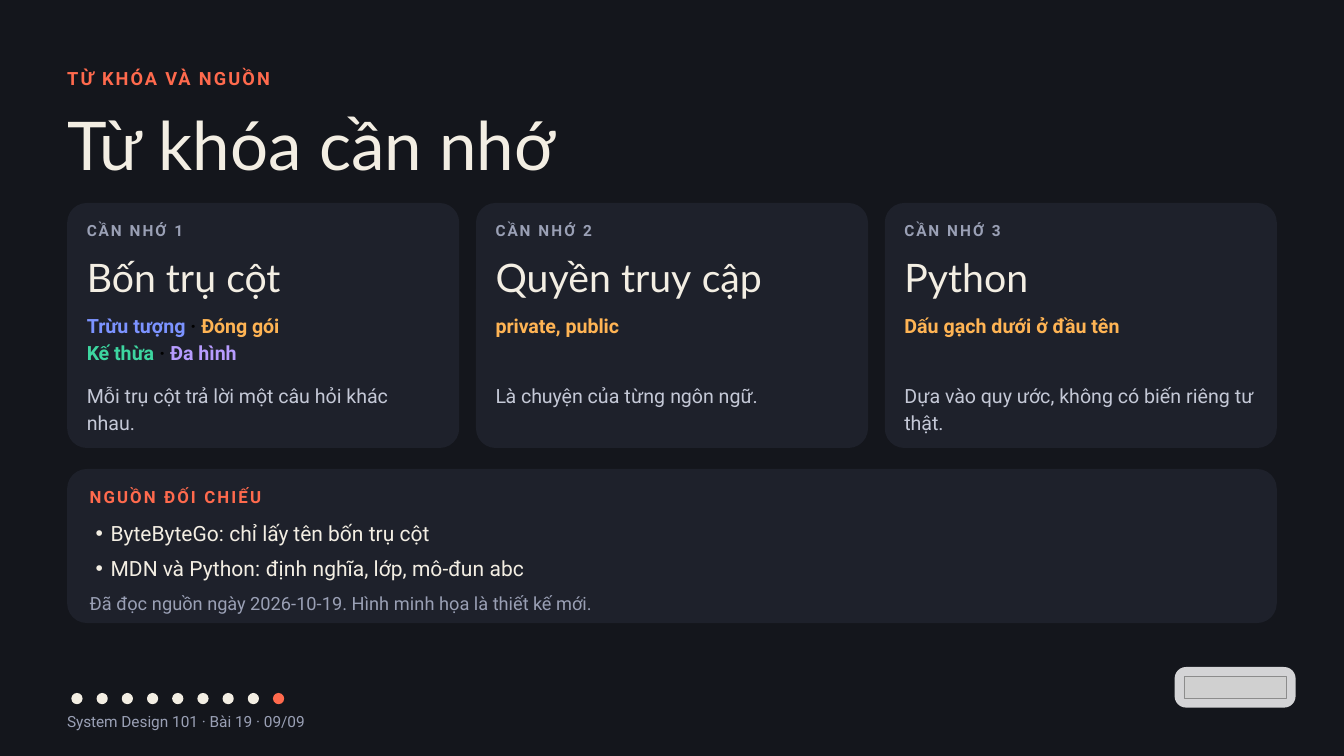
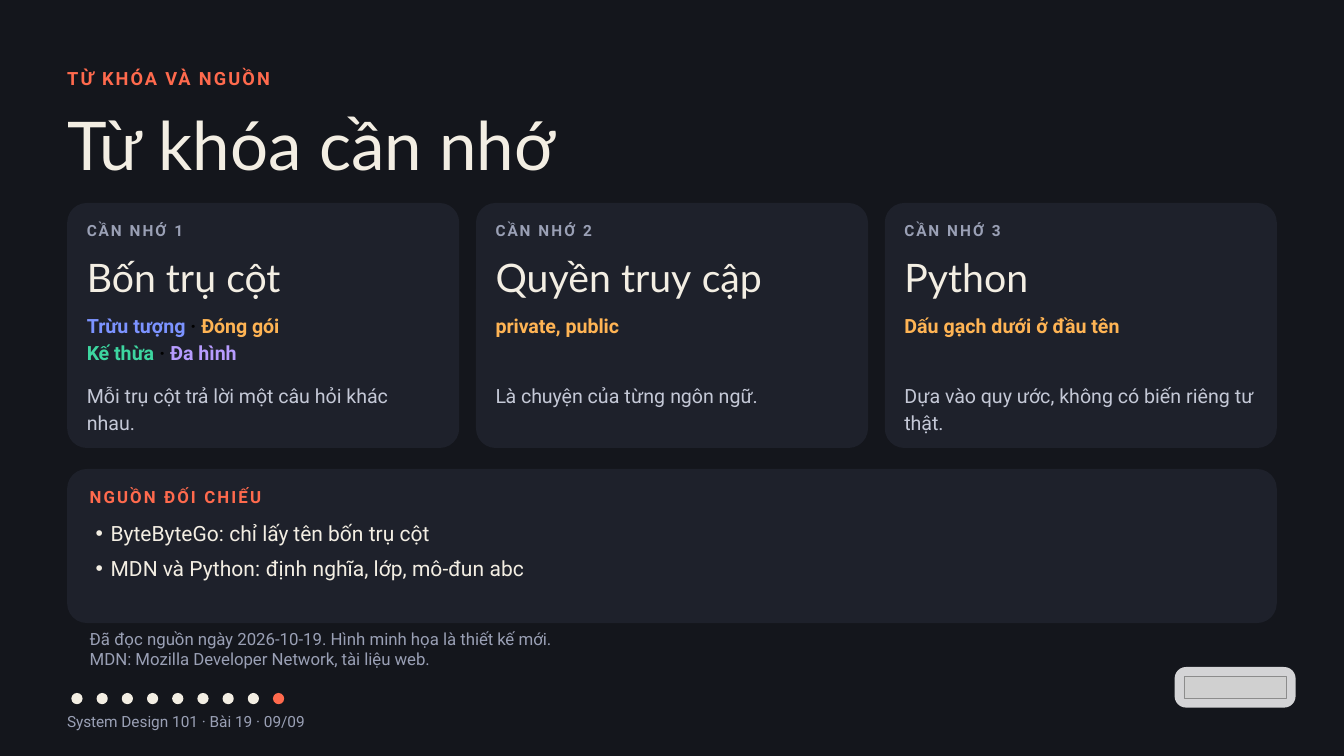
Before and after one commit to vohoailinh90/tool-marketing-studio, a slide deck: slide 9 of system-design-101/vi/lessons/sd-10-019/slides/sd-10-019.pptx. Drawn at 1344x756 pixels with LibreOffice and Linux fonts; fonts in the diff are those of the drawing; grey boxes stand for pictures. Boxes give left, top, right and bottom in pixels: in the first picture for what was removed or moved away, otherwise in the second. Text is boxed around its words. In the diff, an @@ line names an element or a change of style, - is before the commit and + after.

```diff
--- a/system-design-101/vi/lessons/sd-10-019/slides/sd-10-019.pptx
+++ b/system-design-101/vi/lessons/sd-10-019/slides/sd-10-019.pptx
@@ text "Đã đọc nguồn ngày 2026-10-19. ...": place and size @@
-text "Đã đọc nguồn ngày 2026-10-19. ..." at box(90, 595, 592, 614)
+text "Đã đọc nguồn ngày 2026-10-19. ..." at box(90, 631, 552, 669)
@@ text at box(90, 652, 430, 669): paragraph added @@
+MDN: Mozilla Developer Network, tài liệu web.
@@ text at box(90, 631, 552, 649): size 19.5 to 18 pt in "Đã đọc nguồn ngày 2026-10-19. Hình minh ..."; letter spacing 0 to -0.1 pt in "thiết" @@
```
Also in this commit, not shown: 3 other files.
